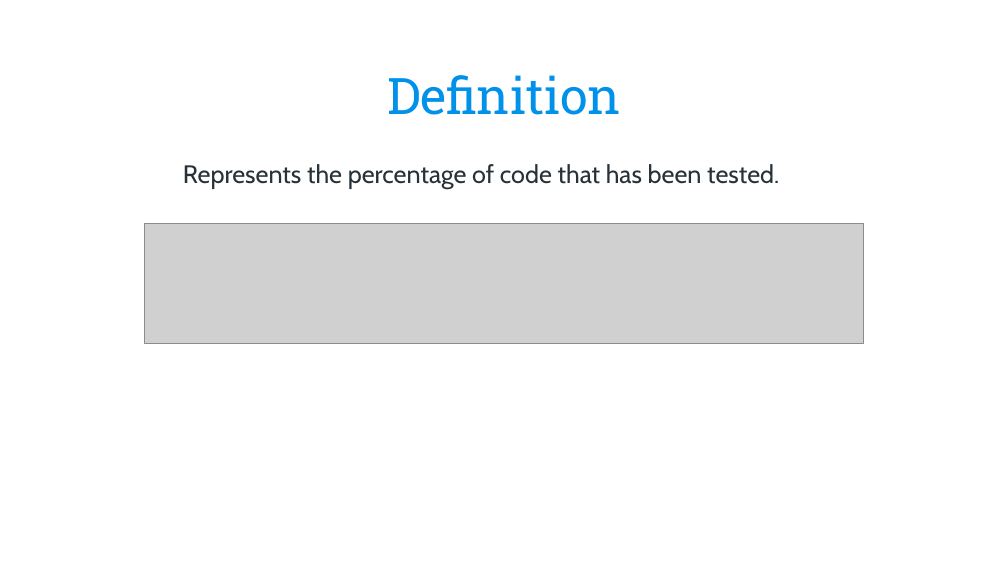
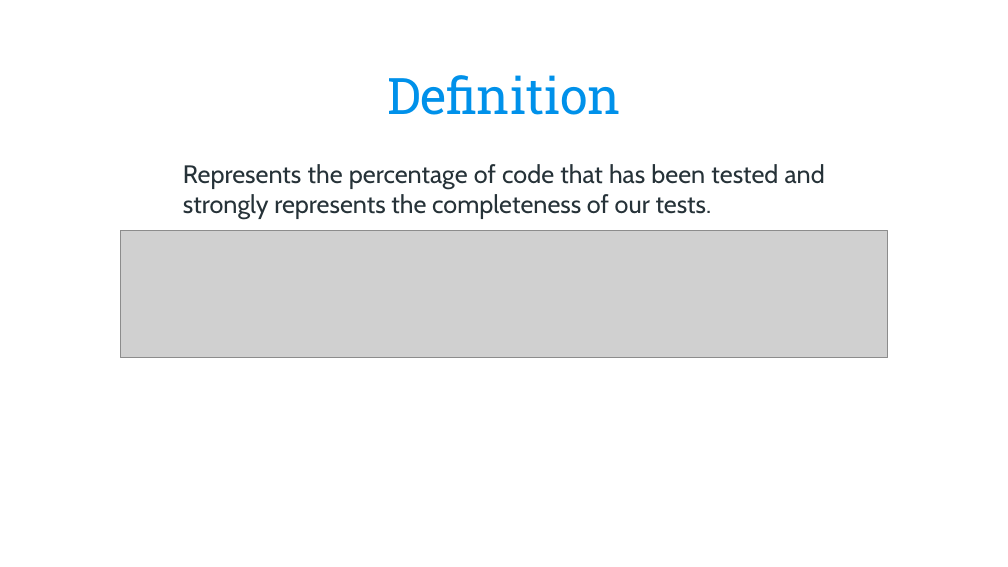
Before and after one commit to ULL-ESIT-PAI-2021-2022/2021-2022-pai-tdd-codecov-gabriel-pablo, a slide deck: slide 26 of slides/TDD+Coverage.pptx. Drawn at 1008x567 pixels with LibreOffice and Linux fonts; fonts in the diff are those of the drawing; grey boxes stand for pictures; background and template pictures are left out. Boxes give left, top, right and bottom in pixels: in the first picture for what was removed or moved away, otherwise in the second. Text is boxed around its words. In the diff, an @@ line names an element or a change of style, - is before the commit and + after.

```diff
--- a/slides/TDD+Coverage.pptx
+++ b/slides/TDD+Coverage.pptx
@@ text at <box>183,164,825,219</box>: text changed @@
-Represents the percentage of code that has been tested.
+Represents the percentage of code that has been tested and strongly represents the completeness of our tests.
@@ picture: place and size @@
-picture at <box>144,224,864,343</box>
+picture at <box>120,231,888,358</box>
```
Also in this commit, not shown: 10 other slides changed, 9 slides added, 1 slide removed, 2 other files.
